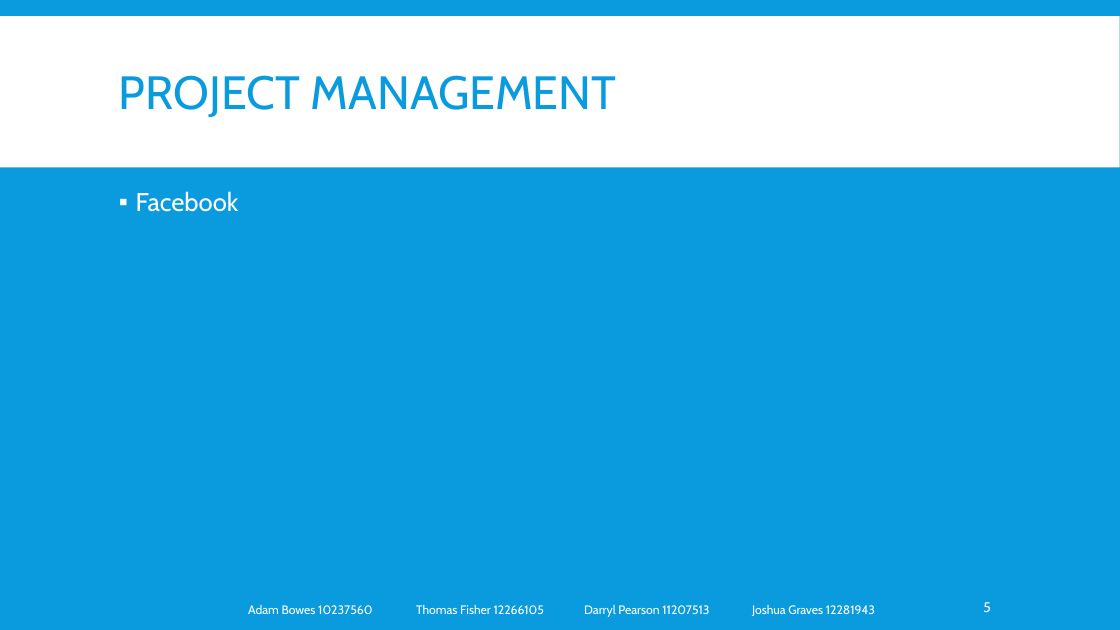
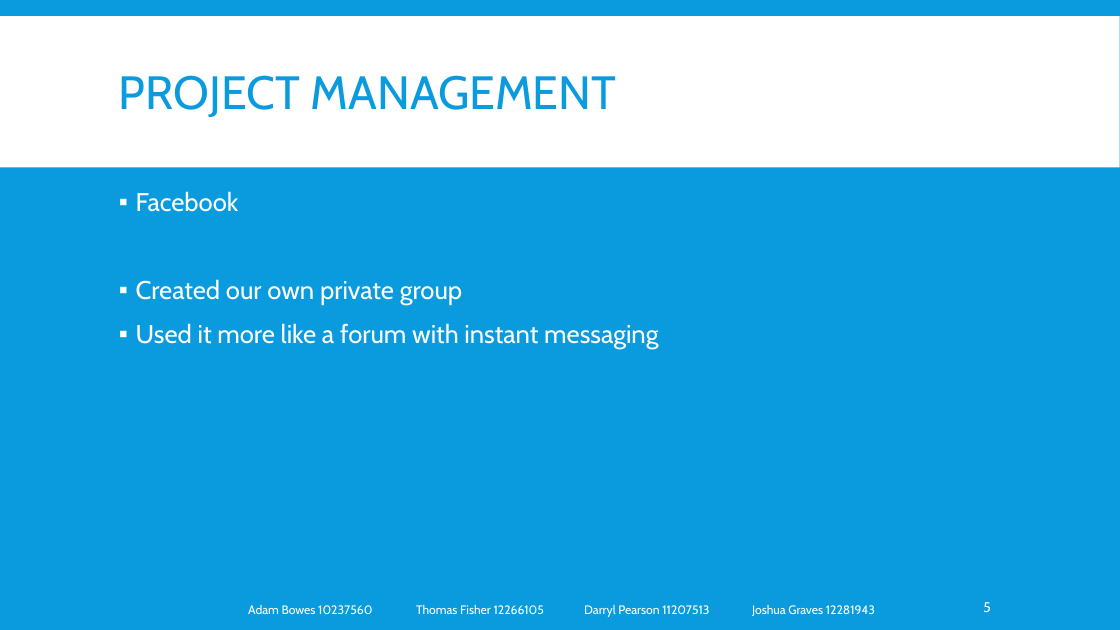
Before and after one commit to lazerduck/GroupProject_Lincoln_2014, a slide deck: slide 5 of Document/Presentation.pptx. Drawn at 1120x630 pixels with LibreOffice and Linux fonts; fonts in the diff are those of the drawing. Boxes give left, top, right and bottom in pixels: in the first picture for what was removed or moved away, otherwise in the second. Text is boxed around its words. In the diff, an @@ line names an element or a change of style, - is before the commit and + after.

```diff
--- a/Document/Presentation.pptx
+++ b/Document/Presentation.pptx
@@ text at <box>136,279,658,349</box>: paragraphs added @@
+▪ Created our own private group
+▪ Used it more like a forum with instant messaging
```
Also in this commit, not shown: 10 other slides changed, 1 slide added.
